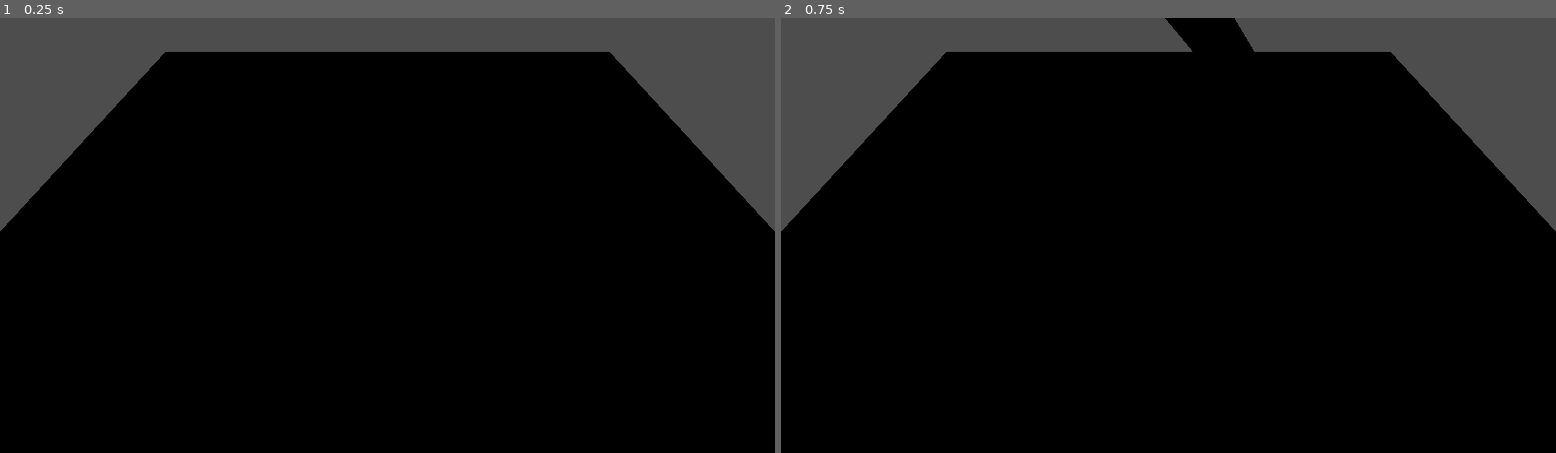
Above: before the commit, frames 1-2 (left to right).
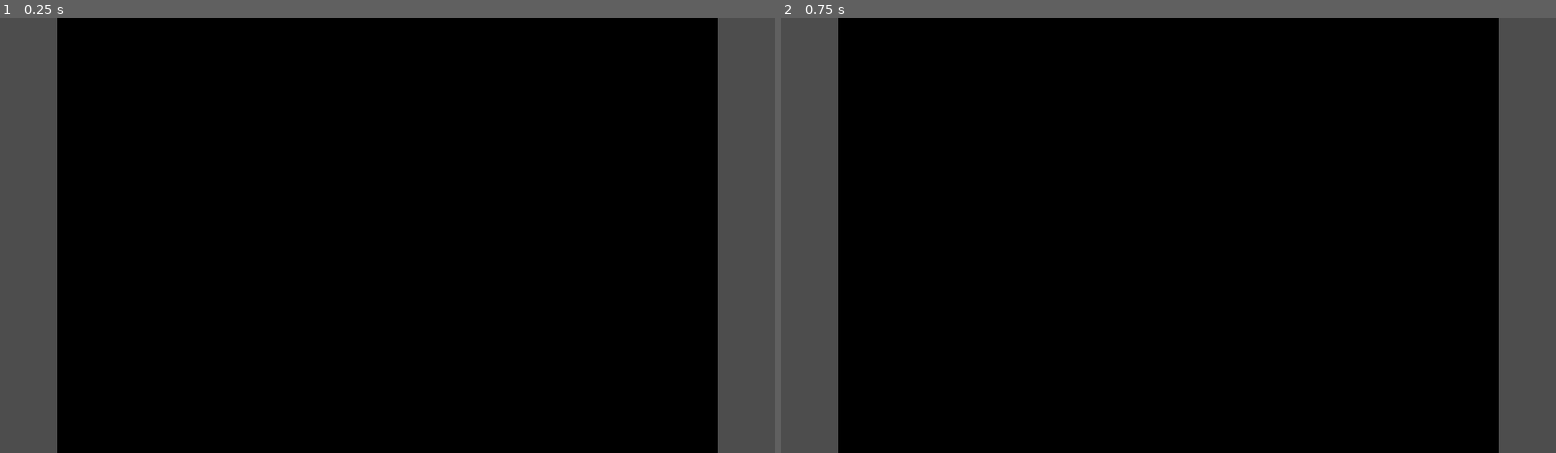
Above: after the commit, the same moments.

Repository: HennyBicks01/tanks
Game: Godot game, scene res://scenes/Main.tscn
The game is run twice, just before and just after one commit, with the same random seed, the same clock (stepped at 60 frames per second) and the same inputs.
Inputs (mouse positions are in pixels of both pictures, inside the frame that each line leads up to):
- Up to frame 1 (0.25 s): no input
- Up to frame 2 (0.75 s): tap Enter at 0.5 s; move the mouse to (1339, 213) at 0.52 s; hold Right (right) from 0.53 s (still down); click (1339, 213) at 0.6 s

The runs differ from the first frame. In frame 1, 19% of the frame differs, in the area x 0-100%, y 0-100%; in frame 2, 18%.

Commit message:
initial commit

Diff:
--- a/scenes/Arena.tscn
+++ b/scenes/Arena.tscn
@@ -3,7 +3,7 @@
 [ext_resource type="Script" path="res://scenes/arena.gd" id="1_w8bv1"]
 
 [sub_resource type="PlaneMesh" id="PlaneMesh_e43ua"]
-size = Vector2(50, 50)
+size = Vector2(70, 50)
 
 [sub_resource type="WorldBoundaryShape3D" id="WorldBoundaryShape3D_nr2pe"]
 
--- a/scenes/Main.tscn
+++ b/scenes/Main.tscn
@@ -9,4 +9,4 @@
 [node name="Arena" parent="." instance=ExtResource("1_yu0q6")]
 
 [node name="Camera3D" type="Camera3D" parent="."]
-transform = Transform3D(1, 0, 0, 0, 0.0871558, 0.996195, 0, -0.996195, 0.0871558, 0, 20, 0)
+transform = Transform3D(1, 0, 0, 0, -4.37114e-08, 1, 0, -1, -4.37114e-08, 0, 30, 0)
--- a/scenes/Tank.tscn
+++ b/scenes/Tank.tscn
@@ -25,5 +25,5 @@
 [node name="Cannon" type="Node3D" parent="."]
 
 [node name="MeshInstance3D" type="MeshInstance3D" parent="Cannon"]
-transform = Transform3D(1, 0, 0, 0, -4.37114e-08, -1, 0, 1, -4.37114e-08, 0, 0.5, 1.5)
+transform = Transform3D(1, 0, 0, 0, -4.37114e-08, -1, 0, 1, -4.37114e-08, 0, 0.5, -1.5)
 mesh = SubResource("CylinderMesh_3i56o")
--- a/scenes/arena.gd
+++ b/scenes/arena.gd
@@ -1,3 +1,3 @@
 extends Node3D
 
-@export var arena_size = Vector2(50, 50)
+@export var arena_size = Vector2(50, 70)
--- a/scenes/main.gd
+++ b/scenes/main.gd
@@ -14,11 +14,7 @@
 	tank.position = Vector3.ZERO  # Spawn at the center (0, 0, 0)
 	add_child(tank)
 
-	# Make the camera follow the tank
-	$Camera3D.position = tank.position + Vector3(0, 15, 10)
-	$Camera3D.look_at(tank.position, Vector3.UP)
-
-func _physics_process(delta):
+func _physics_process(_delta):
 	# Clean up projectiles that have gone too far
 	for child in get_children():
 		if child is RigidBody3D and child.global_position.length() > 100:
--- a/scenes/projectile.gd
+++ b/scenes/projectile.gd
@@ -2,6 +2,9 @@
 
 @export var speed = 20.0
 @export var lifetime = 5.0
+
+var ignore_body: PhysicsBody3D = null
+var launch_direction: Vector3 = Vector3.ZERO
 
 func _ready():
 	# Set up a timer to destroy the projectile after its lifetime
@@ -13,5 +16,28 @@
 	material.albedo_color = Color(1, 0, 0)  # Red color
 	$MeshInstance3D.material_override = material
 
+	# Lock rotation and movement on Y-axis
+	lock_rotation = true
+	axis_lock_linear_y = true
+
+	# Set up collision exception with the tank that fired it
+	if ignore_body:
+		add_collision_exception_with(ignore_body)
+
+	# Apply the launch impulse if it was set
+	if launch_direction != Vector3.ZERO:
+		apply_central_impulse(launch_direction.normalized() * speed)
+
 func launch(direction: Vector3):
-	apply_central_impulse(direction.normalized() * speed)
+	launch_direction = direction
+	if is_inside_tree():
+		apply_central_impulse(direction.normalized() * speed)
+
+func _integrate_forces(state):
+	# Ensure the projectile stays at its initial Y position
+	var current_transform = state.transform
+	current_transform.origin.y = 0.5  # Adjust this value based on your desired projectile height
+	state.transform = current_transform
+
+func set_ignore_body(body: PhysicsBody3D):
+	ignore_body = body
--- a/scenes/tank.gd
+++ b/scenes/tank.gd
@@ -10,9 +10,9 @@
 	material.albedo_color = Color(0.2, 0.2, 0.8)  # Blue color
 	$MeshInstance3D.material_override = material
 
-func _physics_process(delta):
+func _physics_process(_delta):
 	var input_dir = Input.get_vector("left", "right", "up", "down")
-	var direction = (transform.basis * Vector3(input_dir.x, 0, input_dir.y)).normalized()
+	var direction = Vector3(input_dir.x, 0, input_dir.y).normalized()
 	if direction:
 		velocity.x = direction.x * speed
 		velocity.z = direction.z * speed
@@ -24,7 +24,10 @@
 
 	# Rotate towards mouse position
 	var mouse_pos = get_mouse_position()
-	look_at(mouse_pos, Vector3.UP)
+	var look_dir = (mouse_pos - global_position).normalized()
+	look_dir.y = 0  # Ensure the tank only rotates on the X-Z plane
+	if look_dir.length() > 0.001:
+		look_at(global_position + look_dir, Vector3.UP)
 
 	if Input.is_action_just_pressed("shoot"):
 		shoot()
@@ -32,9 +35,8 @@
 func get_mouse_position():
 	var camera = get_viewport().get_camera_3d()
 	var mouse_pos = get_viewport().get_mouse_position()
-	var ray_length = 1000
 	var from = camera.project_ray_origin(mouse_pos)
-	var to = from + camera.project_ray_normal(mouse_pos) * ray_length
+	var to = from + camera.project_ray_normal(mouse_pos) * 1000
 	var space_state = get_world_3d().direct_space_state
 	var ray_query = PhysicsRayQueryParameters3D.create(from, to)
 	var result = space_state.intersect_ray(ray_query)
@@ -44,6 +46,10 @@
 
 func shoot():
 	var projectile = preload("res://scenes/Projectile.tscn").instantiate()
-	projectile.global_transform = cannon.global_transform
+	var spawn_point = cannon.global_position + -cannon.global_transform.basis.z * 1.5
+	projectile.set_ignore_body(self)  # Set the tank as the body to ignore
 	get_parent().add_child(projectile)
-	projectile.launch(cannon.global_transform.basis.z)
+	projectile.global_position = spawn_point
+	var shoot_direction = -cannon.global_transform.basis.z
+	shoot_direction.y = 0  # Ensure projectile moves only in X-Z plane
+	projectile.launch(shoot_direction)
Not shown, added: Landmine.blend.import
Not shown, added: Landmine.blend
